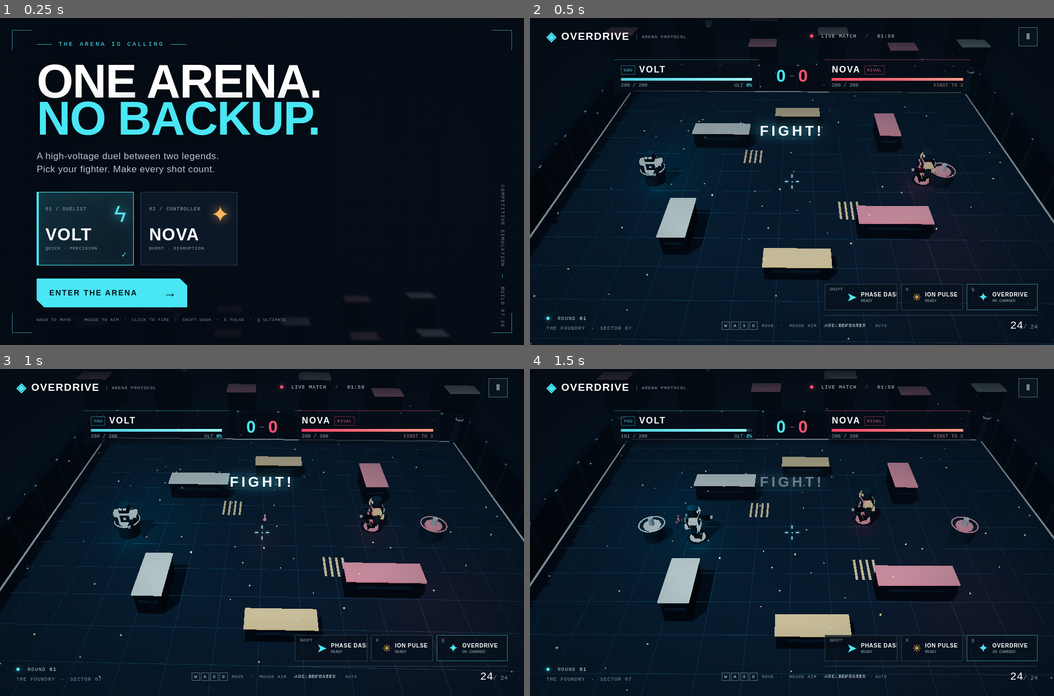
Above: before the commit, frames 1-4 (two rows, left to right).
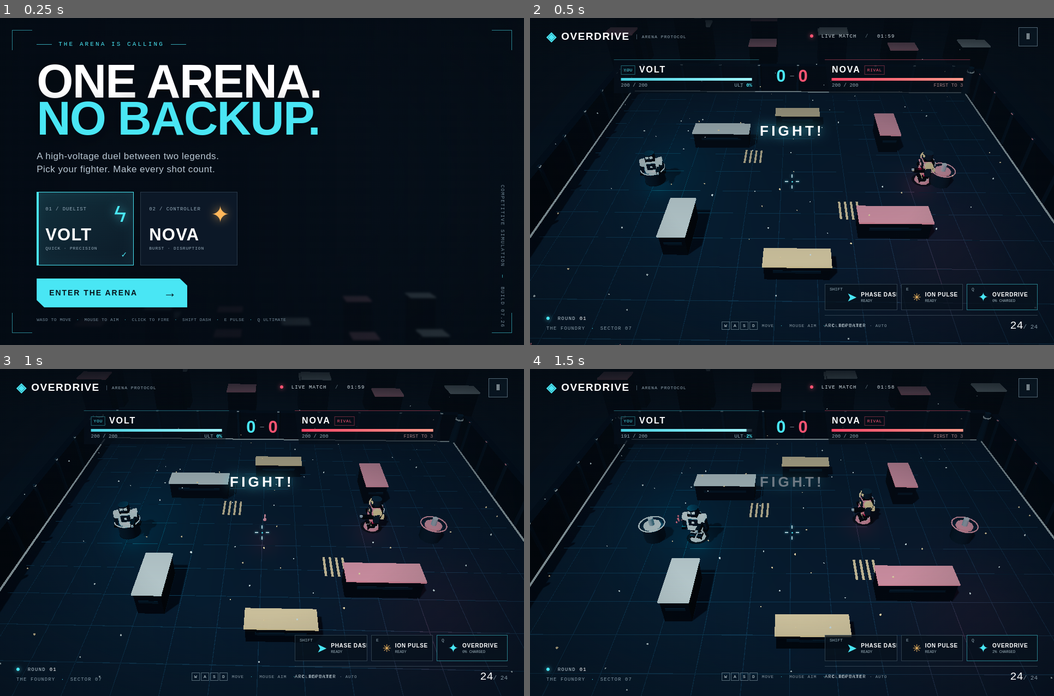
Above: after the commit, the same moments.

Repository: Hdggfeu/PlayGround
Game: browser game, page index.html
Two runs of this game, one before a commit and one after it. Both use one fixed random seed, a clock stepped at 60 frames per second and the inputs below.
Inputs:
- Up to frame 1 (0.25 s): no input
- Up to frame 2 (0.5 s): click "ENTER THE ARENA →" at 0.27 s
- Up to frame 3 (1 s): no input
- Up to frame 4 (1.5 s): hold Right from 1.03 s (still down); tap Space at 1.1 s

Frame 1 is identical in both runs. In frame 2, less than 0.1% of the frame differs, in the area x 20-26%, y 41-51%; in frame 3, less than 0.1%; in frame 4, 0.3%, in the area x 28-35%, y 41-54%.

Commit message:
Save source and v2 conversation for issue #11
Run: 45004998875
Generation: 45004998875-1795337891531

Diff:
--- a/game.js
+++ b/game.js
@@ -58,7 +58,7 @@
 function makeProjectile(pos,dir,team,damage=20,speed=22){const group=new THREE.Group();scene.add(group);const core=new  …(467 unchanged characters)…
 function burst(position,color=0x5deeff,count=9){for(let i=0;i<count;i++){const m=new THREE.Mesh(new THREE.SphereGeometr …(255 unchanged characters)…
 function makeRingEffect(pos,color=0x48eaff){const m=new THREE.Mesh(new THREE.TorusGeometry(.45,.065,8,28),new THREE.MeshBasicMaterial({color,transparent:true,opacity:.9}));m.rotation.x=Math.PI/2;m.position.copy(pos);scene.add(m);effects.push({obj:m,life:.45,ring:true})}
-function newRound(){if(player)world.remove(player);if(enemy)world.remove(enemy);projectiles.forEach(p=>scene.remove(p.obj));projectiles.length=0;player=createHero(heroChoice,'player');enemy=createHero(heroChoice==='volt'?'nova':'volt','enemy');player.position.set(-9,0,0);enemy.position.set(9,0,0);player.rotation.y=0;enemy.rotation.y=Math.PI;roundTime=120;ammo=24;reload=0;player.userData.health=200;enemy.userData.health=200;player.userData.ult=0;round++;updateHUD();}
+function newRound(){if(player)world.remove(player);if(enemy)world.remove(enemy);projectiles.forEach(p=>scene.remove(p.obj));projectiles.length=0;effects.forEach(f=>scene.remove(f.obj));effects.length=0;player=createHero(heroChoice,'player');enemy=createHero(heroChoice==='volt'?'nova':'volt','enemy');player.position.set(-9,0,0);enemy.position.set(9,0,0);player.rotation.y=0;enemy.rotation.y=Math.PI;roundTime=120;ammo=24;reload=0;ultTimer=0;fireHeld=false;player.userData.health=200;enemy.userData.health=200;player.userData.ult=0;round++;updateHUD();}
 function updateHUD(){if(!player||!enemy)return;const p=player.userData,e=enemy.userData;document.querySelector('#player …(1396 unchanged characters)…
 function showToast(text){const el=document.querySelector('#center-toast');el.textContent=text;el.classList.add('show');toastTimer=1.15}
 function feed(text,red=false){const line=document.createElement('div');line.className='kill-line'+(red?' red-line':'');line.textContent=text;const f=document.querySelector('#killfeed');f.prepend(line);while(f.children.length>3)f.lastChild.remove();setTimeout(()=>line.remove(),3300)}
@@ -84,7 +84,7 @@
  for(let i=projectiles.length-1;i>=0;i--){const b=projectiles[i];b.obj.position.addScaledVector(b.dir,b.speed*dt);b.lif …(426 unchanged characters)…
  for(let i=effects.length-1;i>=0;i--){const fx=effects[i];fx.life-=dt;if(fx.ring){fx.obj.scale.setScalar(1+(0.5-fx.life …(217 unchanged characters)…
  for(const a of particles.children){a.position.y+=Math.sin(now*a.userData.speed+a.userData.phase)*.002}
- rayAim();const aimDir=aimPoint.clone().sub(player.position);aimDir.y=0;if(aimDir.length()>.1&&document.activeElement!==document.body)player.rotation.y=Math.atan2(aimDir.x,aimDir.z);
+ rayAim();const aimDir=aimPoint.clone().sub(player.position);aimDir.y=0;if(aimDir.length()>.1&&!fireHeld&&!ultTimer)player.rotation.y=Math.atan2(aimDir.x,aimDir.z);
  const target=new THREE.Vector3((player.position.x+enemy.position.x)*.31,0,(player.position.z+enemy.position.z)*.31);const desired=new THREE.Vector3(target.x,15.8,target.z+19);camera.position.lerp(desired,1-Math.exp(-dt*2.5));camera.lookAt(target.x,0,target.z);
  if(toastTimer>0){toastTimer-=dt;if(toastTimer<=0)document.querySelector('#center-toast').classList.remove('show')}if(hitTimer>0){hitTimer-=dt;if(hitTimer<=0)document.querySelector('#hit-marker').classList.remove('active')}
  document.querySelector('#match-clock').textContent=`${String(Math.floor(roundTime/60)).padStart(2,'0')}:${String(Math.max(0,Math.floor(roundTime%60))).padStart(2,'0')}`;updateHUD();
Not shown, changed: .omgithub/checkpoint.json
Not shown, changed: .omgithub/conversation.json
